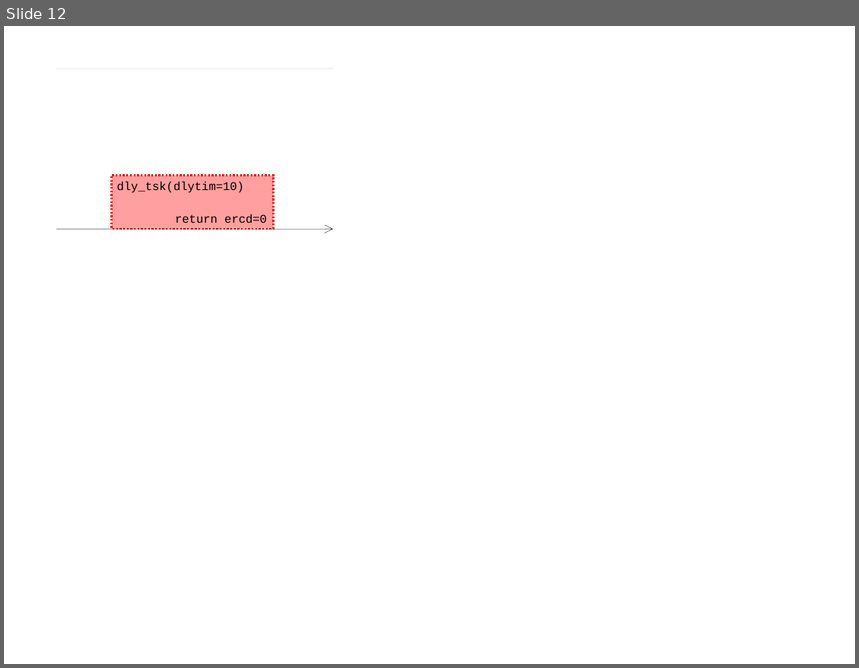
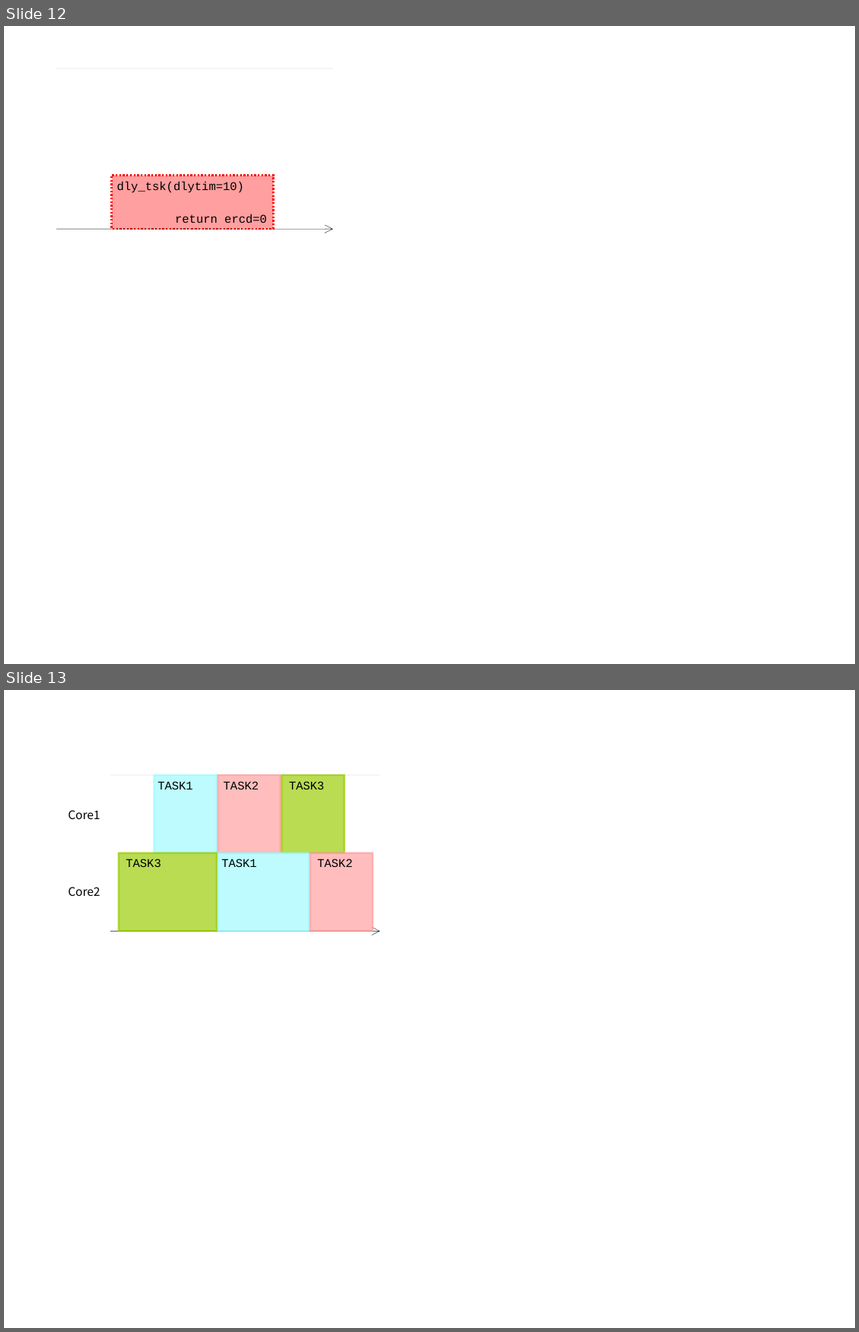
Before and after one commit to YixiaoLi/tlv4mc, a slide deck: doc/masterThesis/2008/goto/img/figures.ppt. Shown one above the other, each under a label of ours: slide 12 before the commit, slides 12 and 13 after it. The pictures are 859x668 and 859x1332 pixels, drawn with LibreOffice and Linux fonts; fonts in the diff are those of the drawing. Boxes give left, top, right and bottom in pixels: in the first picture for what was removed or moved away, otherwise in the second. Text is boxed around its words. In the diff, an @@ line names an element or a change of style, - is before the commit and + after.

```diff
--- a/doc/masterThesis/2008/goto/img/figures.ppt
+++ b/doc/masterThesis/2008/goto/img/figures.ppt
@@ slide 13 added at (4,690,855,1328), background #FFFFFF @@
@@ line added from (110, 775) to (380, 775), #B2B2B2 0.26 pt @@
@@ rectangle added at (154,775,217,853), fill #9FFAFF at 68% opacity, outline #9FFAFF 1.5 pt @@
@@ rectangle added at (218,775,281,853), fill #FF9F9F at 68% opacity, outline #FF9F9F 1.5 pt @@
@@ rectangle added at (281,775,344,853), fill #99CC00 at 68% opacity, outline #99CC00 1.5 pt @@
@@ text added at (158,781,193,790), 10 pt, text #000000 @@
+TASK1
@@ text added at (224,781,259,790), 10 pt, text #000000 @@
+TASK2
@@ text added at (289,781,325,790), 10 pt, text #000000 @@
+TASK3
@@ text added at (68,810,100,819), 10 pt, text #000000 @@
+Core1
@@ rectangle added at (119,853,217,932), fill #99CC00 at 68% opacity, outline #99CC00 1.5 pt @@
@@ text added at (126,859,161,867), 10 pt, text #000000 @@
+TASK3
@@ rectangle added at (218,853,309,932), fill #9FFAFF at 68% opacity, outline #9FFAFF 1.5 pt @@
@@ text added at (221,859,257,867), 10 pt, text #000000 @@
+TASK1
@@ rectangle added at (310,853,373,932), fill #FF9F9F at 68% opacity, outline #FF9F9F 1.5 pt @@
@@ text added at (317,859,353,867), 10 pt, text #000000 @@
+TASK2
@@ text added at (68,887,100,896), 10 pt, text #000000 @@
+Core2
@@ arrow added from (110, 931) to (380, 931), #000000 0.26 pt @@
```
Also in this commit, not shown: 5 other slides added, 1 slide removed, 12 other files.
